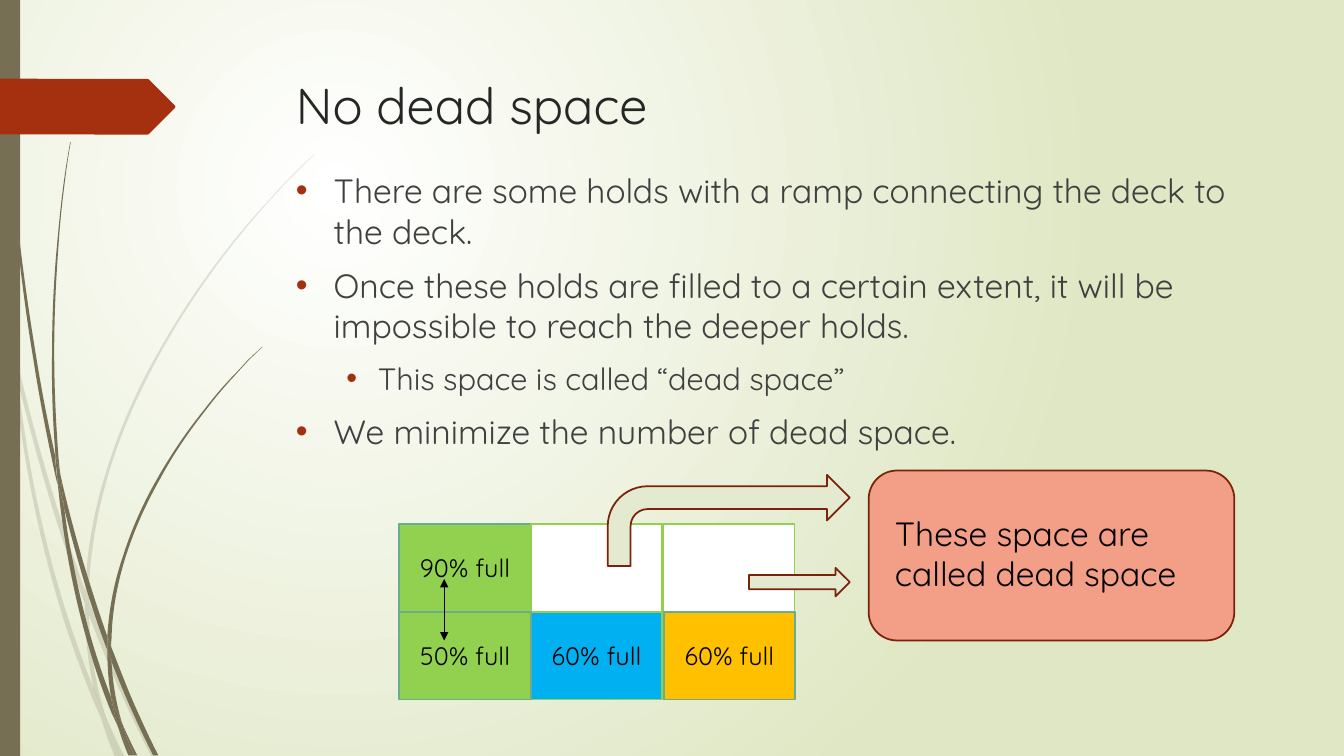
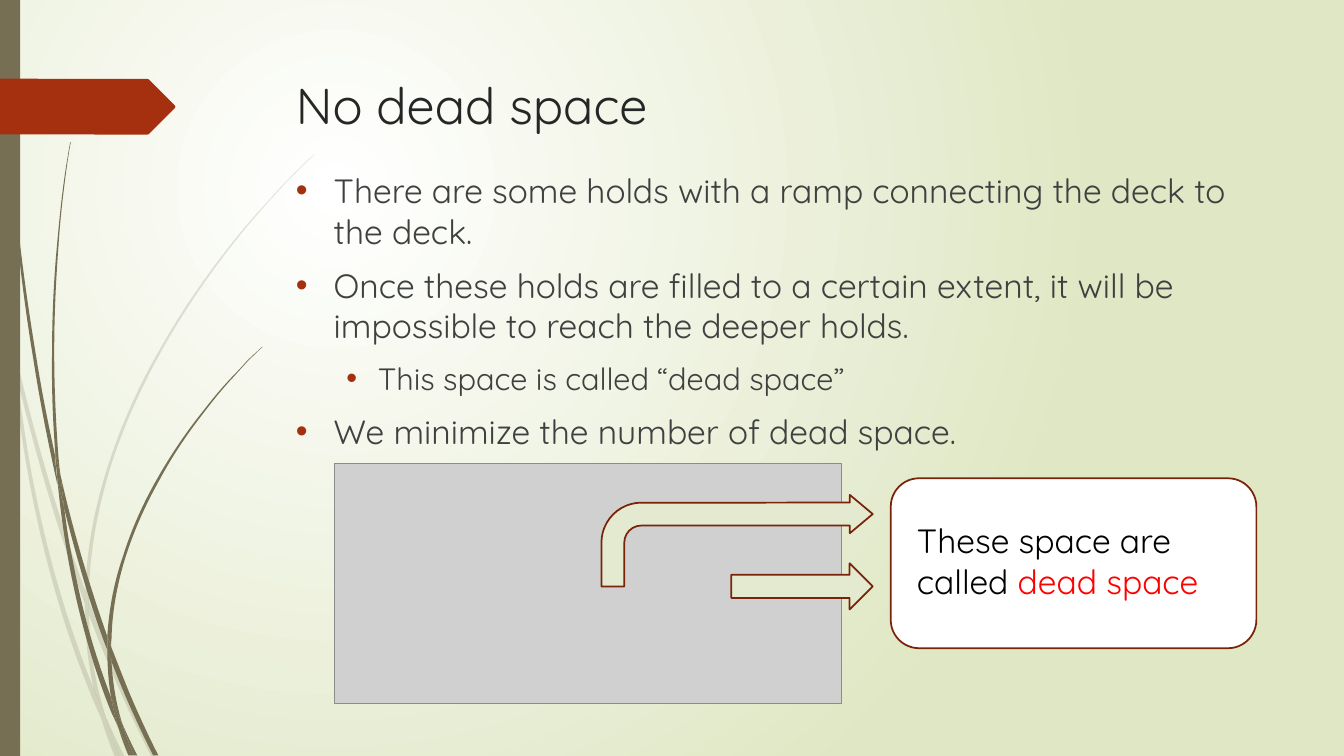
Before and after one commit to r-kurosu/kline_new, a slide deck: slide 16 of 竹田.pptx (slide 17 before the commit). Drawn at 1344x756 pixels with LibreOffice and Linux fonts; fonts in the diff are those of the drawing; grey boxes stand for pictures. Boxes give left, top, right and bottom in pixels: in the first picture for what was removed or moved away, otherwise in the second. Text is boxed around its words. In the diff, an @@ line names an element or a change of style, - is before the commit and + after.

```diff
--- a/竹田.pptx
+++ b/竹田.pptx
@@ picture added at (x1=335, y1=464, x2=842, y2=704) @@
@@ rounded rectangle moved from (x1=869, y1=471, x2=1235, y2=641) to (x1=891, y1=479, x2=1257, y2=649) @@
@@ rounded rectangle at (x1=891, y1=479, x2=1257, y2=649): fill #F39E87 to #FFFFFF @@
@@ bent arrow resized from (x1=608, y1=475, x2=850, y2=567) to (x1=602, y1=495, x2=873, y2=587) @@
@@ bent arrow at (x1=602, y1=495, x2=873, y2=587): proportions changed @@
@@ rectangle removed at (x1=399, y1=524, x2=531, y2=612) @@
-90% full
@@ rectangle removed at (x1=531, y1=524, x2=663, y2=612) @@
@@ rectangle removed at (x1=663, y1=524, x2=796, y2=612) @@
@@ text "These space are called dead ..." moved from (x1=895, y1=521, x2=1176, y2=593) to (x1=917, y1=528, x2=1198, y2=601) @@
@@ text "These space are called dead ..." at (x1=917, y1=528, x2=1198, y2=601): text colour #000000 to #FF0000 in "dead space" @@
@@ right arrow resized from (x1=749, y1=568, x2=850, y2=596) to (x1=732, y1=564, x2=873, y2=610) @@
@@ double arrow removed from (445, 579) to (445, 640) @@
@@ rectangle removed at (x1=399, y1=612, x2=531, y2=700) @@
-50% full
@@ rectangle removed at (x1=531, y1=612, x2=663, y2=700) @@
-60% full
@@ rectangle removed at (x1=663, y1=612, x2=796, y2=700) @@
-60% full
```
Also in this commit, not shown: 1 other slide changed, 1 slide removed, 3 other files.
